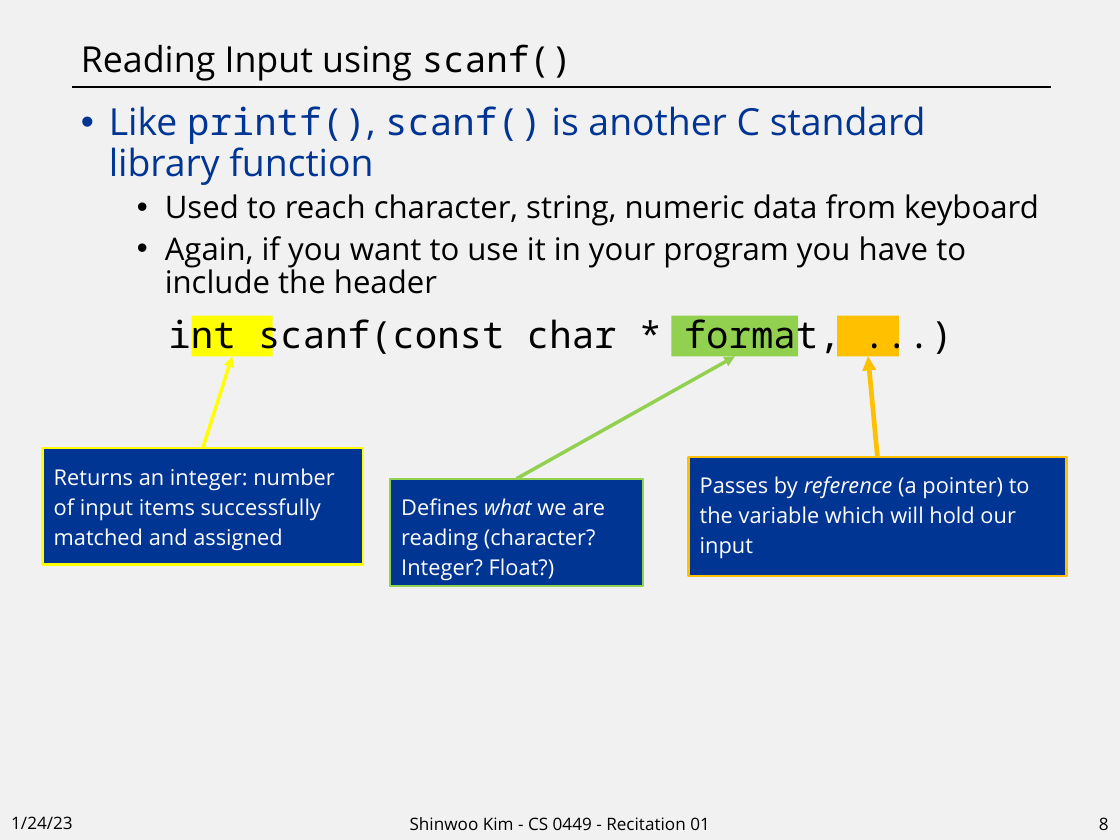
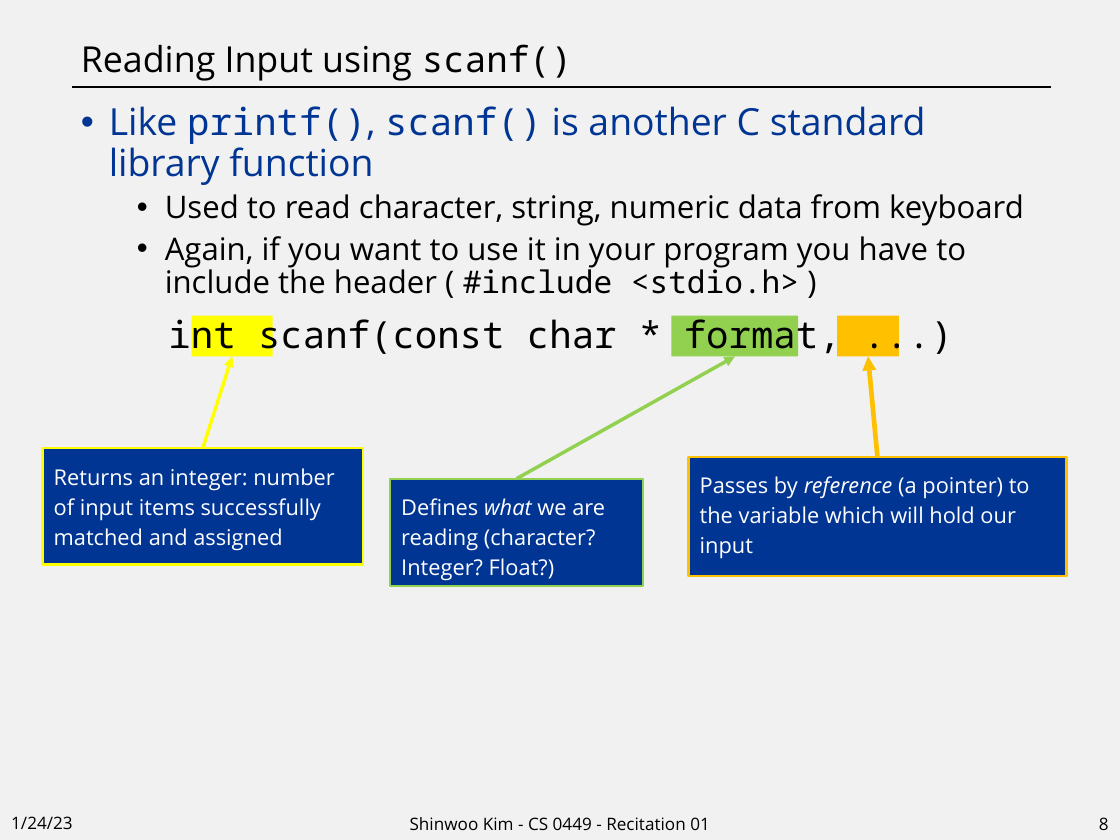
Before and after one commit to shinwookim/website-archive, a slide deck: slide 8 of teaching/CS0449-2234/rec01.pptx. Drawn at 1120x840 pixels with LibreOffice and Linux fonts; fonts in the diff are those of the drawing. Boxes give left, top, right and bottom in pixels: in the first picture for what was removed or moved away, otherwise in the second. Text is boxed around its words. In the diff, an @@ line names an element or a change of style, - is before the commit and + after.

```diff
--- a/teaching/CS0449-2234/rec01.pptx
+++ b/teaching/CS0449-2234/rec01.pptx
@@ text at <box>165,194,1024,294</box>: text changed @@
-  • Used to reach character, string, numeric data from keyboard
-  • Again, if you want to use it in your program you have to include the header
+  • Used to read character, string, numeric data from keyboard
+  • Again, if you want to use it in your program you have to include the header ( #include <stdio.h> )
```
Also in this commit, not shown: 3 other slides changed.
